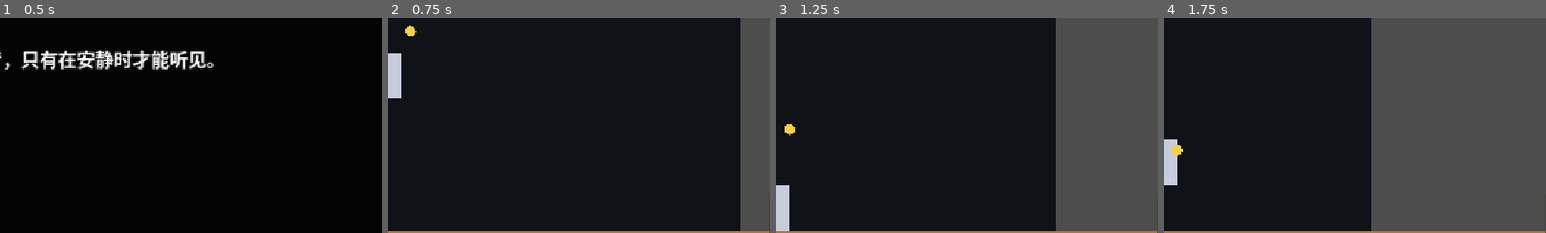
Above: before the commit, frames 1-4 (left to right).
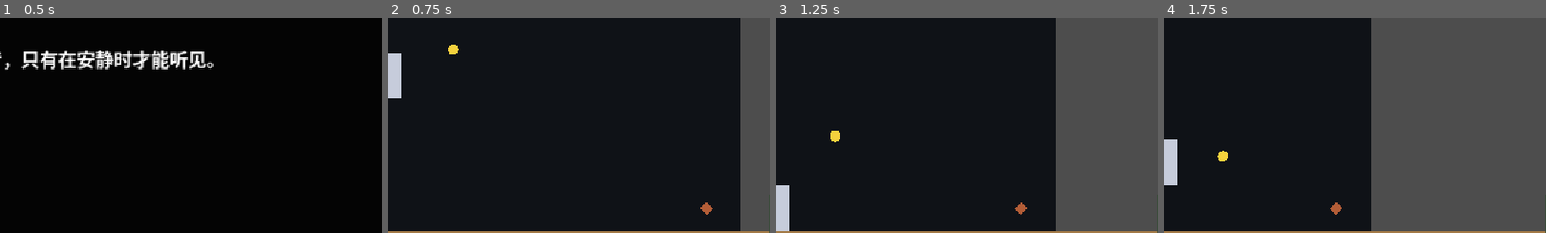
Above: after the commit, the same moments.

Repository: wenshuchuan0101-lab/A-Gift-for-the-land
Game: Godot game, scene res://Opening.tscn
Two runs of this game, one before a commit and one after it. Both use one fixed random seed, a clock stepped at 60 frames per second and the inputs below.
Inputs (mouse positions are % of the whole screen's width and height, from its top left):
- Up to frame 1 (0.5 s): no input
- Up to frame 2 (0.75 s): tap Enter at 0.5 s; move the mouse to (72, 45) at 0.52 s; hold D (move_right) from 0.53 s (still down); click (72, 45) at 0.67 s
- Up to frame 3 (1.25 s): keep holding D (move_right); tap Space (jump) at 0.77 s
- Up to frame 4 (1.75 s): keep holding D (move_right); move the mouse to (30, 55) at 1.27 s; tap Space (jump) at 1.52 s
The pictures show only the part of the screen within x 40-90%, y 40-90%; the shares and areas given below are measured in that part.

Frame 1 is identical in both runs. In frame 2, 0.3% of the frame differs, in the area x 4-85%, y 3-92%; in frame 3, 0.3%; in frame 4, 0.3%, in the area x 2-47%, y 59-92%.

Commit message:
实现种子基础引路

Diff:
--- a/Demo_Level.tscn
+++ b/Demo_Level.tscn
@@ -43,10 +43,19 @@
 
 [node name="Player" parent="PlayerSpawn" instance=ExtResource("1_player")]
 
+[node name="SeedTarget" type="Marker2D" parent="."]
+position = Vector2(1100, 525)
+
+[node name="Visual" type="Polygon2D" parent="SeedTarget"]
+polygon = PackedVector2Array(0, -10, 10, 0, 0, 10, -10, 0)
+color = Color(0.82, 0.42, 0.24, 0.85)
+
 [node name="Seed" parent="." instance=ExtResource("2_seed")]
 player_path = NodePath("../PlayerSpawn/Player")
+target_path = NodePath("../SeedTarget")
 follow_offset = Vector2(60, -50)
 follow_speed = 5.0
+guide_distance = 70.0
 
 [node name="MobileControls" type="CanvasLayer" parent="."]
 layer = 10
--- a/seed.gd
+++ b/seed.gd
@@ -1,22 +1,34 @@
 extends Node2D
 
 @export var player_path: NodePath
+@export var target_path: NodePath
 @export var follow_offset: Vector2 = Vector2(60, -50)
 @export var follow_speed: float = 5.0
+@export var guide_distance: float = 70.0
 
 var player: Node2D
+var target: Node2D
 
 
 func _ready() -> void:
 	player = get_node_or_null(player_path) as Node2D
+	target = get_node_or_null(target_path) as Node2D
 	if player != null:
-		global_position = player.global_position + follow_offset
+		global_position = _get_desired_position()
 
 
 func _process(delta: float) -> void:
 	if player == null:
 		return
 
-	var target_position := player.global_position + follow_offset
+	var target_position := _get_desired_position()
 	var weight := clampf(follow_speed * delta, 0.0, 1.0)
 	global_position = global_position.lerp(target_position, weight)
+
+
+func _get_desired_position() -> Vector2:
+	var desired_position := player.global_position + follow_offset
+	if target != null:
+		var direction := player.global_position.direction_to(target.global_position)
+		desired_position += direction * guide_distance
+	return desired_position
Not shown, added: ERROR_REPORT.md
Not shown, added: REPORT.md
